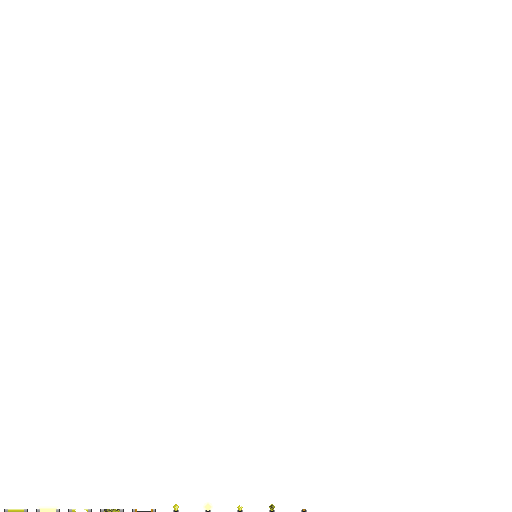
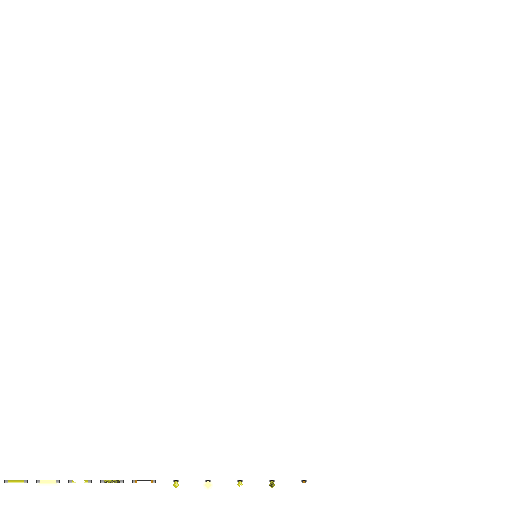
Layers edited between the first and the second 512px x 512px image:
painted on "Layer 10" over 301, 480, 307, 512
painted on "Layer 9" over 269, 480, 275, 512
painted on "Layer 8" over 237, 480, 243, 512
painted on "Layer 7" over 203, 480, 213, 512
painted on "Layer 6" over 173, 480, 179, 512
painted on "Layer 5" over 132, 480, 156, 512
painted on "Layer 4" over 100, 480, 124, 512
painted on "Layer 3" over 68, 480, 92, 512
painted on "Layer 2" over 36, 480, 60, 512
painted on "Layer 1" over 4, 480, 28, 512
hid "Background" over 4, 480, 307, 512
